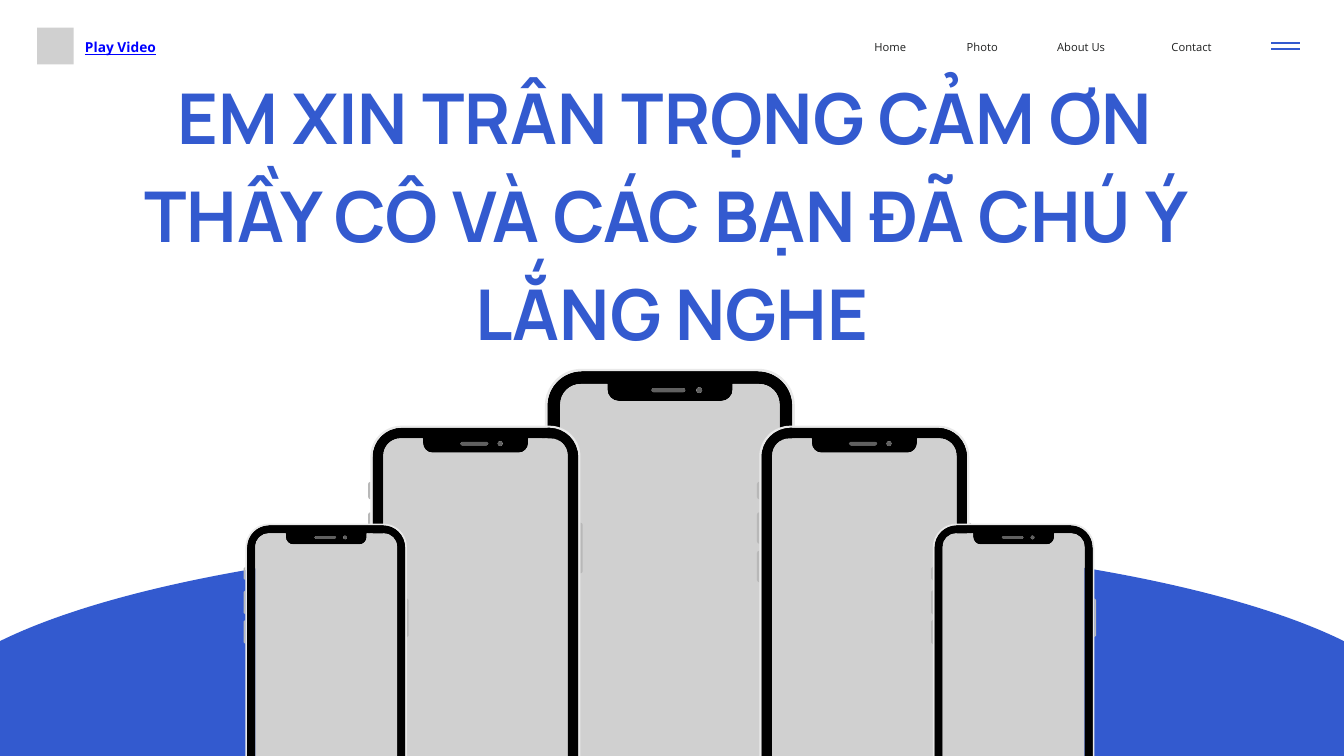
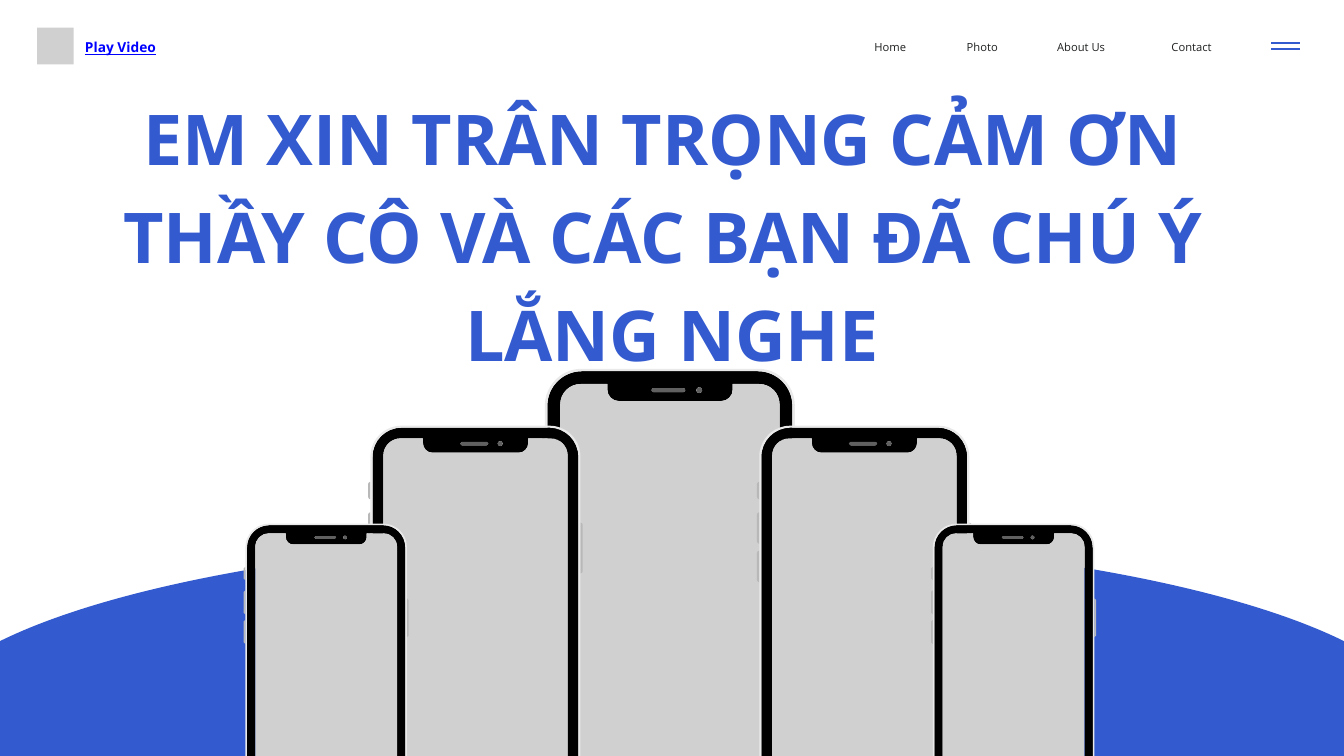
Before and after one commit to huygia12/Chat-Desk, a slide deck: slide 17 of Document/Báo cáo đồ án 2026.pptx. Drawn at 1344x756 pixels with LibreOffice and Linux fonts; fonts in the diff are those of the drawing; grey boxes stand for pictures. Boxes give left, top, right and bottom in pixels: in the first picture for what was removed or moved away, otherwise in the second. Text is boxed around its words. In the diff, an @@ line names an element or a change of style, - is before the commit and + after.

```diff
--- a/Document/Báo cáo đồ án 2026.pptx
+++ b/Document/Báo cáo đồ án 2026.pptx
@@ text "EM XIN TRÂN TRỌNG CẢM ..." moved from (x1=145, y1=79, x2=1188, y2=341) to (x1=123, y1=99, x2=1202, y2=378) @@
@@ text "EM XIN TRÂN TRỌNG CẢM ..." at (x1=123, y1=99, x2=1202, y2=378): font Manrope to Open Sans @@
```
Also in this commit, not shown: 3 other slides changed, 39 other files.
